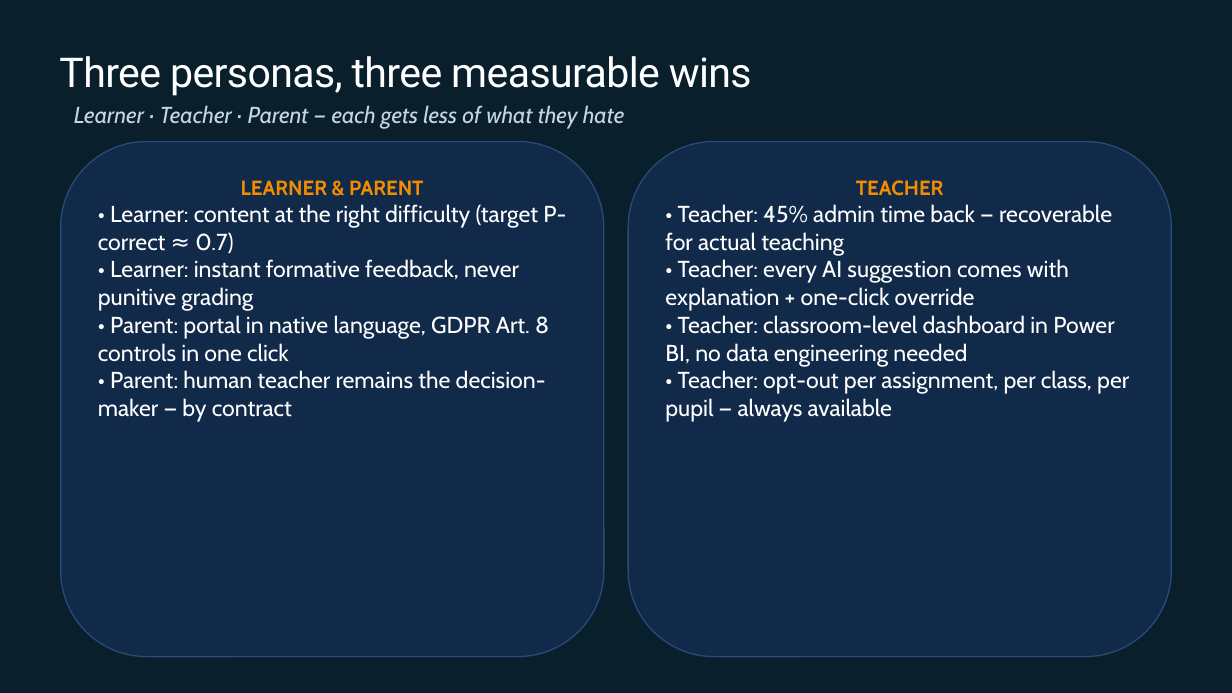
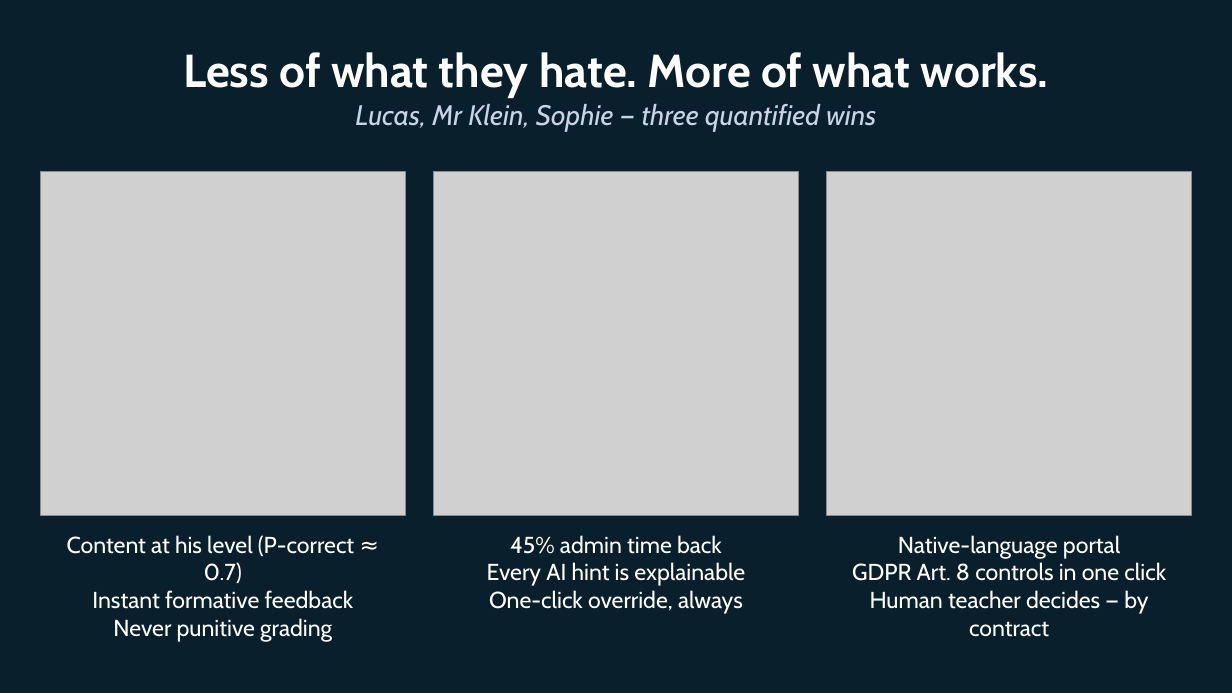
Before and after one commit to EtienneSIG/AMA_Project, a slide deck: slide 7 of Restitution01/build/LearnEU-CXO-Restitution.pptx. Drawn at 1232x693 pixels with LibreOffice and Linux fonts; fonts in the diff are those of the drawing; grey boxes stand for pictures; background and template pictures are left out. Boxes give left, top, right and bottom in pixels: in the first picture for what was removed or moved away, otherwise in the second. Text is boxed around its words. In the diff, an @@ line names an element or a change of style, - is before the commit and + after.

```diff
--- a/Restitution01/build/LearnEU-CXO-Restitution.pptx
+++ b/Restitution01/build/LearnEU-CXO-Restitution.pptx
@@ title removed at (x1=59, y1=56, x2=752, y2=96) @@
-Three personas, three measurable wins
@@ text at (x1=183, y1=52, x2=1049, y2=98): text changed; size 18 to 36 pt; text colour #C8D4E6 to #FFFFFF; bold on; italic off @@
-Learner · Teacher · Parent — each gets less of what they hate
+Less of what they hate. More of what works.
@@ text added at (x1=355, y1=104, x2=876, y2=132), 22 pt, text #C8D4E6, italic @@
+Lucas, Mr Klein, Sophie — three quantified wins
@@ rounded rectangle removed at (x1=61, y1=141, x2=604, y2=657) @@
-LEARNER & PARENT
-• Learner: content at the right difficulty (target P-correct ≈ 0.7)
-• Learner: instant formative feedback, never punitive grading
-• Parent: portal in native language, GDPR Art. 8 controls in one click
-• Parent: human teacher remains the decision-maker — by contract
@@ rounded rectangle removed at (x1=628, y1=141, x2=1172, y2=657) @@
-TEACHER
-• Teacher: 45% admin time back — recoverable for actual teaching
-• Teacher: every AI suggestion comes with explanation + one-click override
-• Teacher: classroom-level dashboard in Power BI, no data engineering needed
-• Teacher: opt-out per assignment, per class, per pupil — always available
@@ picture added at (x1=41, y1=172, x2=406, y2=516) @@
@@ picture added at (x1=433, y1=172, x2=799, y2=516) @@
@@ picture added at (x1=827, y1=172, x2=1192, y2=516) @@
@@ text added at (x1=67, y1=535, x2=354, y2=642), 18 pt, text #FFFFFF @@
+Content at his level (P-correct ≈ 0.7)
+Instant formative feedback
+Never punitive grading
@@ text added at (x1=487, y1=535, x2=745, y2=614), 18 pt, text #FFFFFF @@
+45% admin time back
+Every AI hint is explainable
+One-click override, always
@@ text added at (x1=852, y1=535, x2=1166, y2=637), 18 pt, text #FFFFFF @@
+Native-language portal
+GDPR Art. 8 controls in one click
+Human teacher decides — by contract
```
Also in this commit, not shown: 2 other slides changed, 4 slides added, 4 slides removed, 28 other files.
